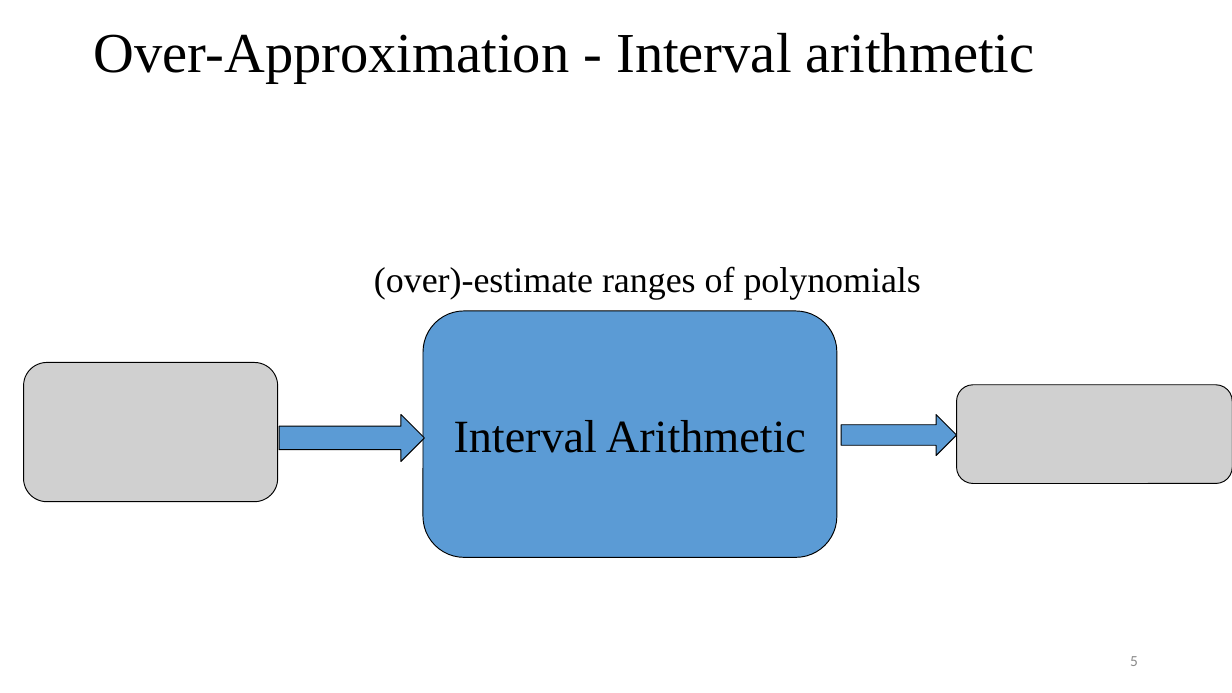
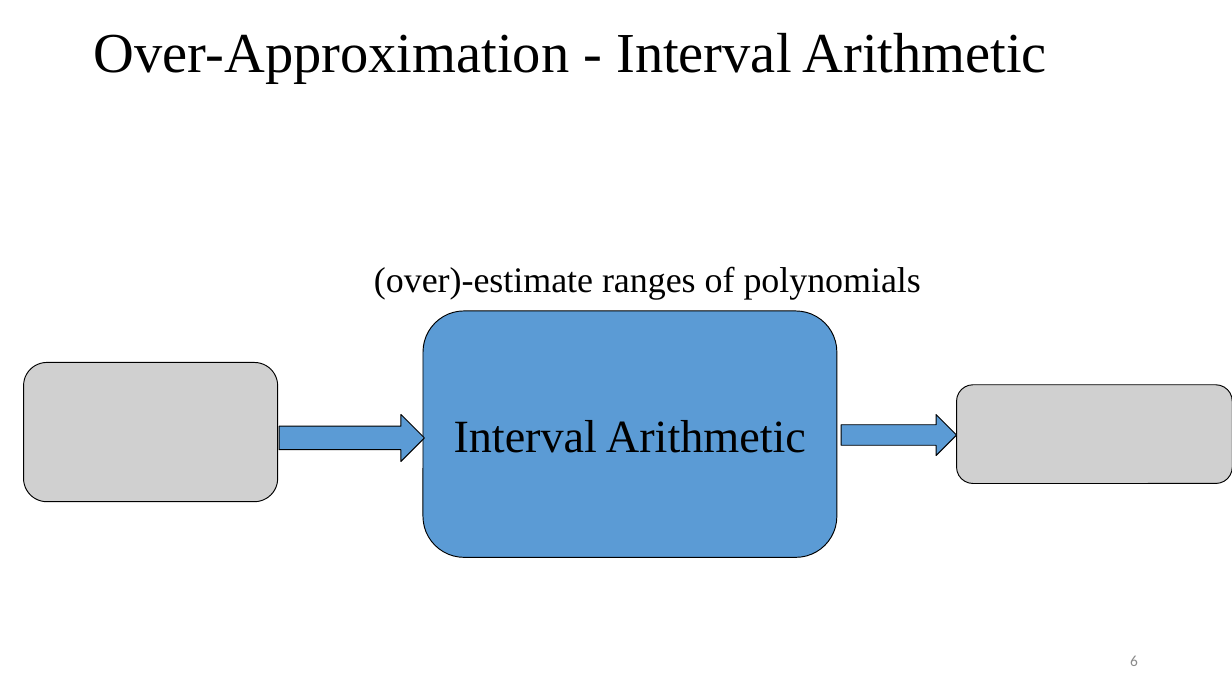
Before and after one commit to tungvx/raSAT, a slide deck: slide 6 of report/thesis/presentation.pptx (slide 5 before the commit). Drawn at 1232x693 pixels with LibreOffice and Linux fonts; fonts in the diff are those of the drawing; grey boxes stand for pictures. Boxes give left, top, right and bottom in pixels: in the first picture for what was removed or moved away, otherwise in the second. Text is boxed around its words. In the diff, an @@ line names an element or a change of style, - is before the commit and + after.

```diff
--- a/report/thesis/presentation.pptx
+++ b/report/thesis/presentation.pptx
@@ title at <box>94,32,1047,83</box>: text changed @@
-Over-Approximation - Interval arithmetic
+Over-Approximation - Interval Arithmetic
@@ page number at <box>1130,655,1138,666</box>: text changed @@
-5
+6
```
Also in this commit, not shown: 9 other slides changed, 1 slide added.
